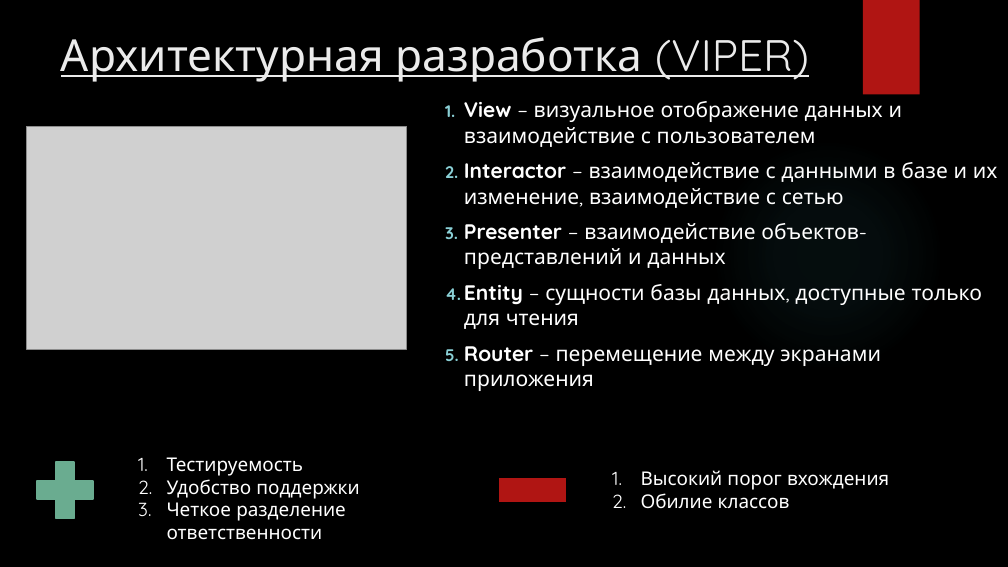
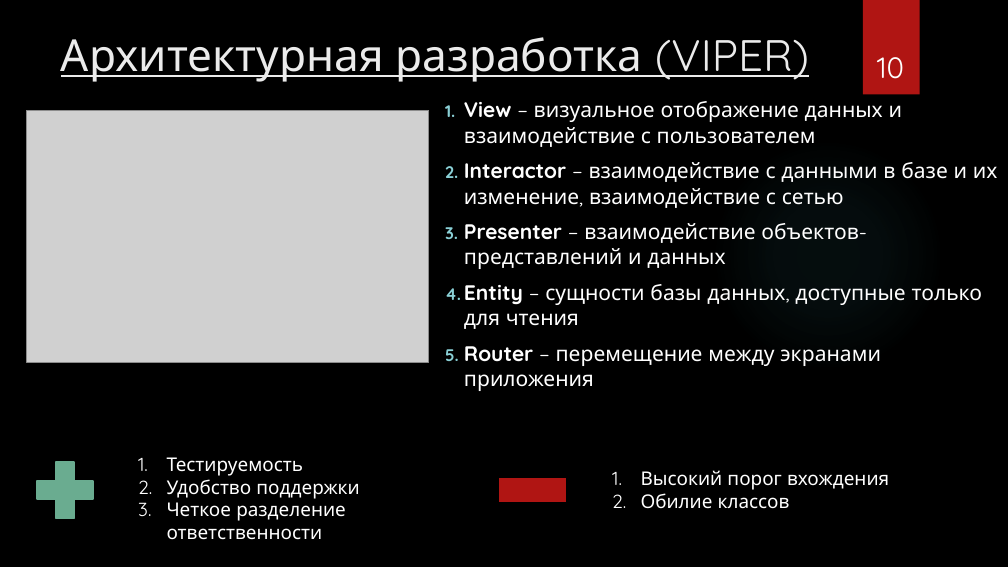
Before and after one commit to JerryCh0/mipt_diploma, a slide deck: slide 10 of representation/final_presentation.pptx. Drawn at 1008x567 pixels with LibreOffice and Linux fonts; fonts in the diff are those of the drawing; grey boxes stand for pictures; background and template pictures are left out. Boxes give left, top, right and bottom in pixels: in the first picture for what was removed or moved away, otherwise in the second. Text is boxed around its words. In the diff, an @@ line names an element or a change of style, - is before the commit and + after.

```diff
--- a/representation/final_presentation.pptx
+++ b/representation/final_presentation.pptx
@@ page number added at (877,57,904,79), 28 pt, text #FFFFFF @@
+10
@@ picture: place and size @@
-picture at (27,126,408,349)
+picture at (27,110,430,363)
```
Also in this commit, not shown: 20 other slides changed, 4 other files.
